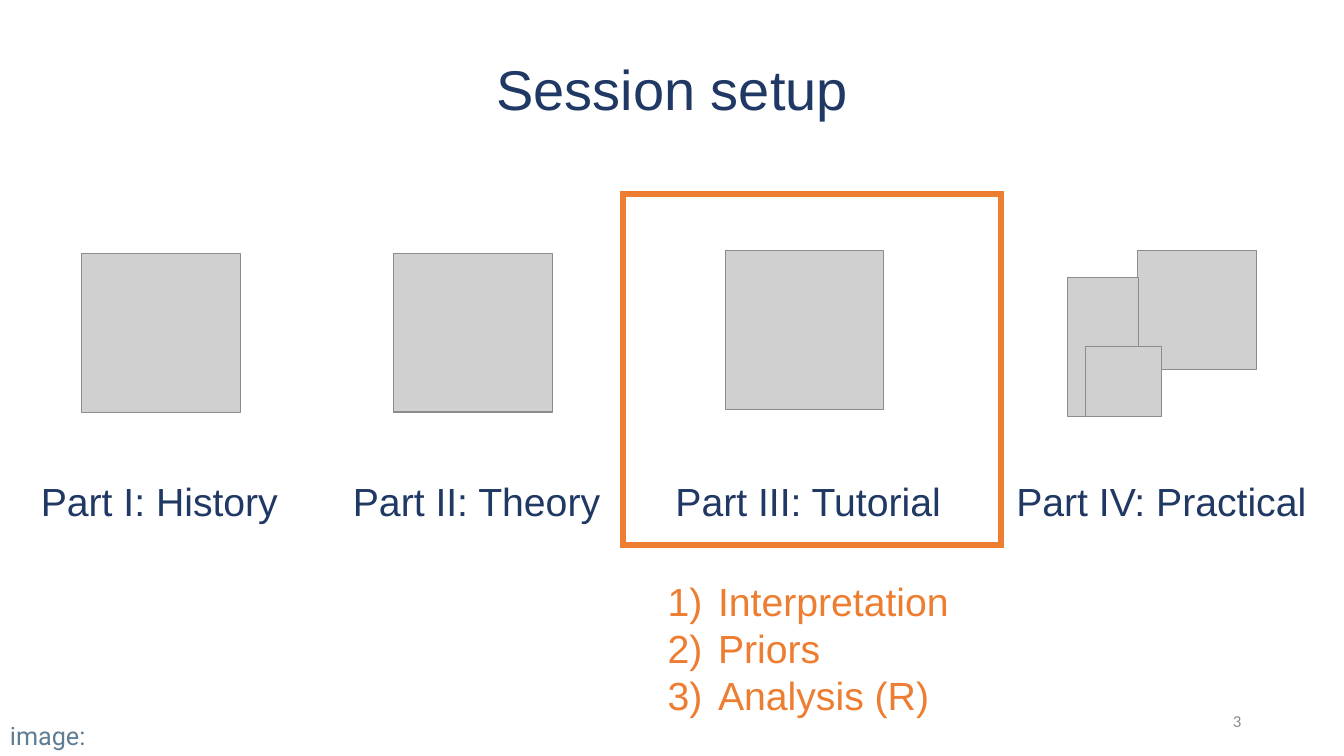
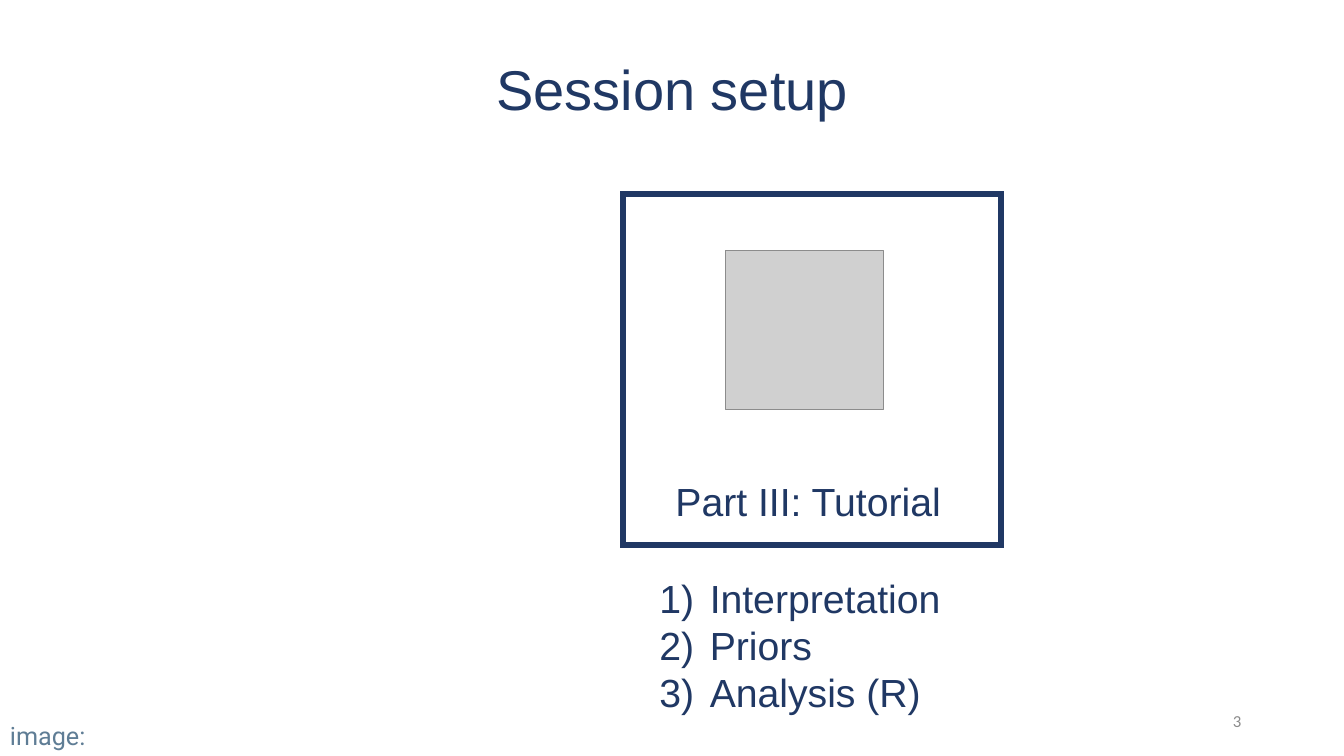
Before and after one commit to Bayesian-Graphical-Modelling-Lab/BGM_Workshops, a slide deck: slide 3 of 2_Tutorial/Part III - Tutorial.pptx. Drawn at 1344x756 pixels with LibreOffice and Linux fonts; fonts in the diff are those of the drawing; grey boxes stand for pictures. Boxes give left, top, right and bottom in pixels: in the first picture for what was removed or moved away, otherwise in the second. Text is boxed around its words. In the diff, an @@ line names an element or a change of style, - is before the commit and + after.

```diff
--- a/2_Tutorial/Part III - Tutorial.pptx
+++ b/2_Tutorial/Part III - Tutorial.pptx
@@ rectangle at bbox=[623, 195, 1001, 545]: outline #ED7D31 4.5 pt to #203864 4.5 pt @@
@@ picture removed at bbox=[82, 254, 240, 412] @@
@@ picture removed at bbox=[393, 253, 552, 411] @@
@@ group removed at bbox=[1016, 251, 1306, 517]: 3 pictures, 1 text @@
-Part IV: Practical
@@ text removed at bbox=[41, 487, 278, 524] @@
-Part I: History
@@ text removed at bbox=[353, 487, 600, 524] @@
-Part II: Theory
@@ text "Interpretation": place and size @@
-text "Interpretation" at bbox=[718, 587, 949, 718]
+text "Interpretation" at bbox=[710, 584, 941, 715]
@@ text "Interpretation" at bbox=[710, 584, 941, 715]: text colour #ED7D31 to #203864 @@
```
Also in this commit, not shown: 18 other slides changed, 1 slide added, 1 other file.
